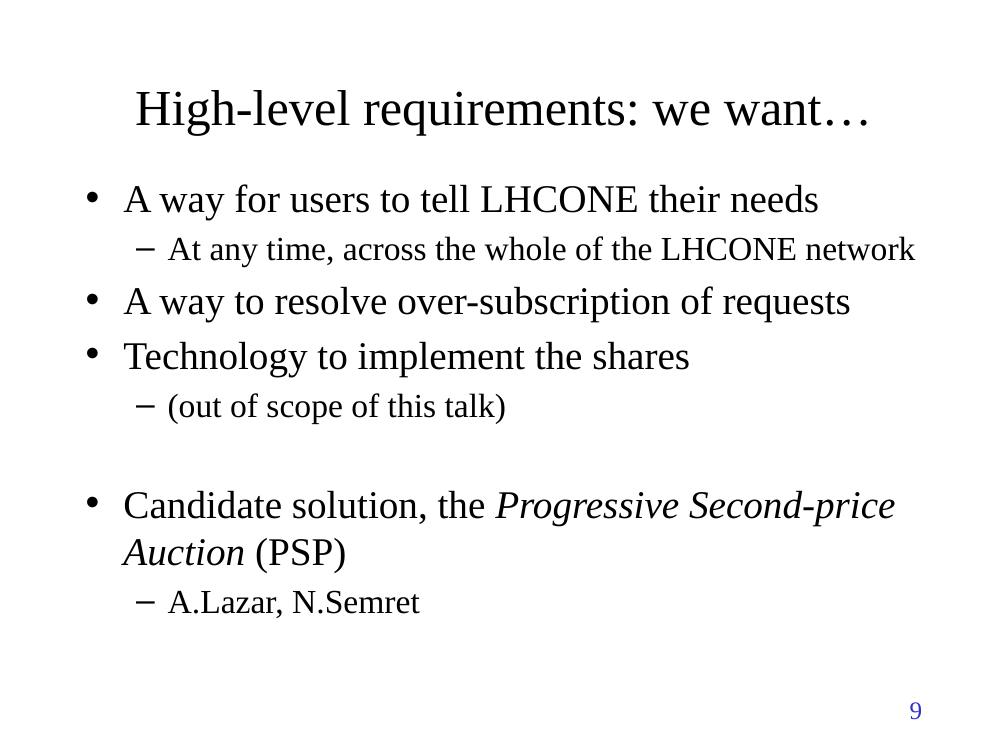
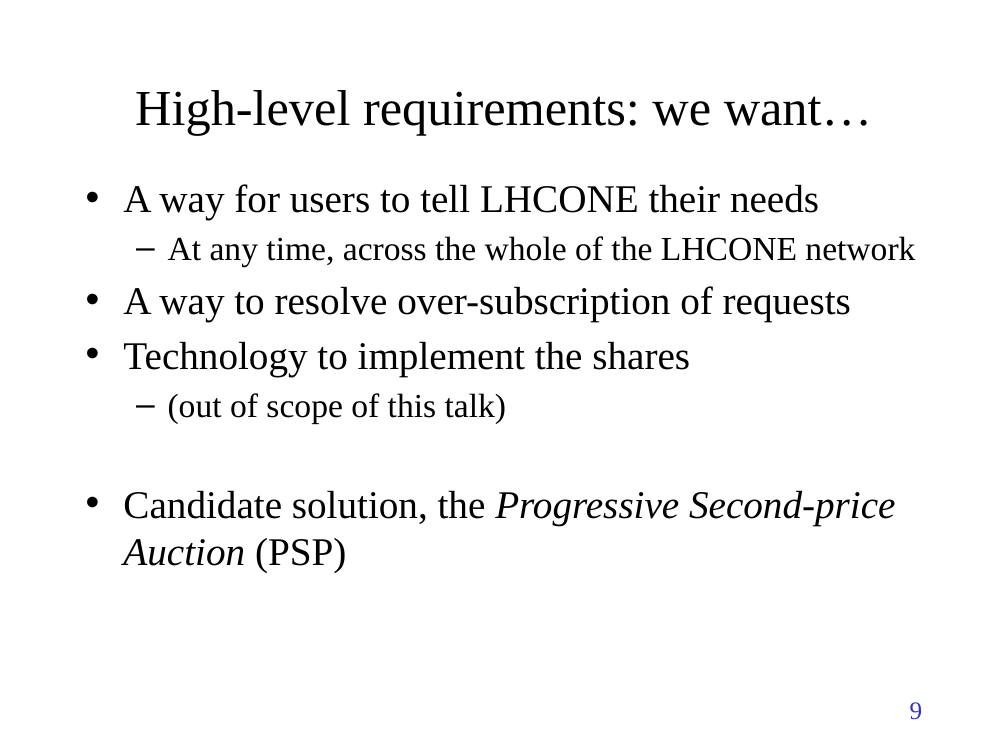
Before and after one commit to TonyWildish/P2P-Auction, a slide deck: slide 9 of Slides/PSP.pptx. Drawn at 1008x756 pixels with LibreOffice and Linux fonts; fonts in the diff are those of the drawing. Boxes give left, top, right and bottom in pixels: in the first picture for what was removed or moved away, otherwise in the second. Text is boxed around its words. In the diff, an @@ line names an element or a change of style, - is before the commit and + after.

```diff
--- a/Slides/PSP.pptx
+++ b/Slides/PSP.pptx
@@ text at box(168, 590, 420, 618): paragraph removed @@
-  – A.Lazar, N.Semret
```
Also in this commit, not shown: 10 other slides changed, 7 slides removed.
